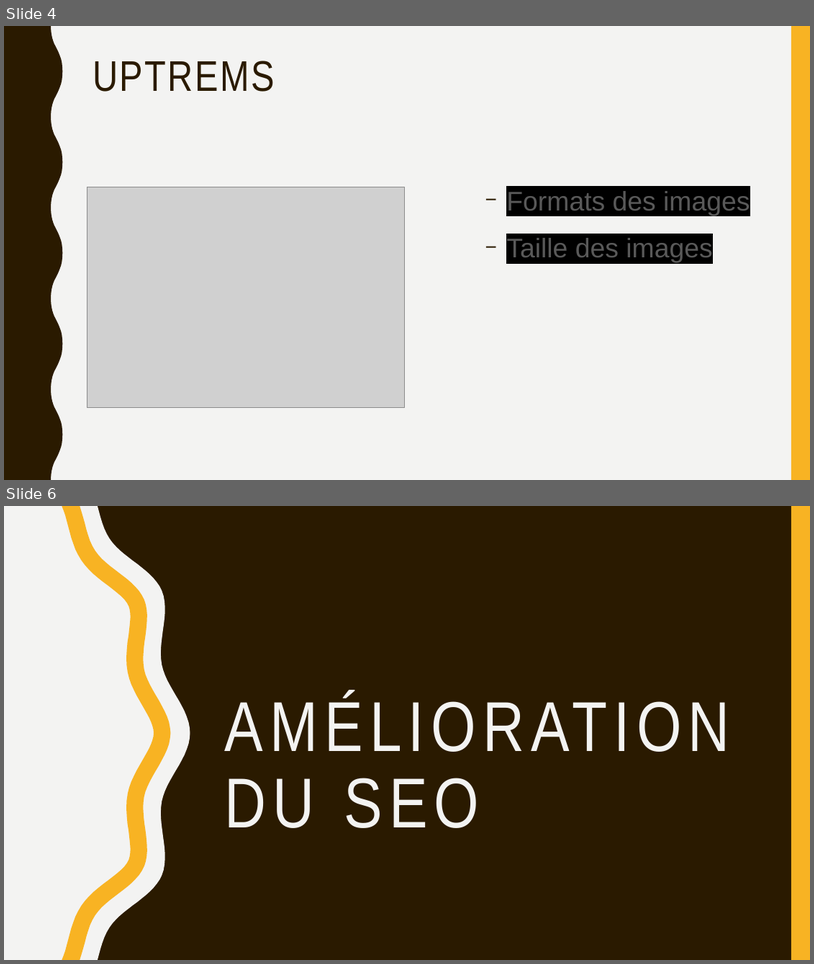
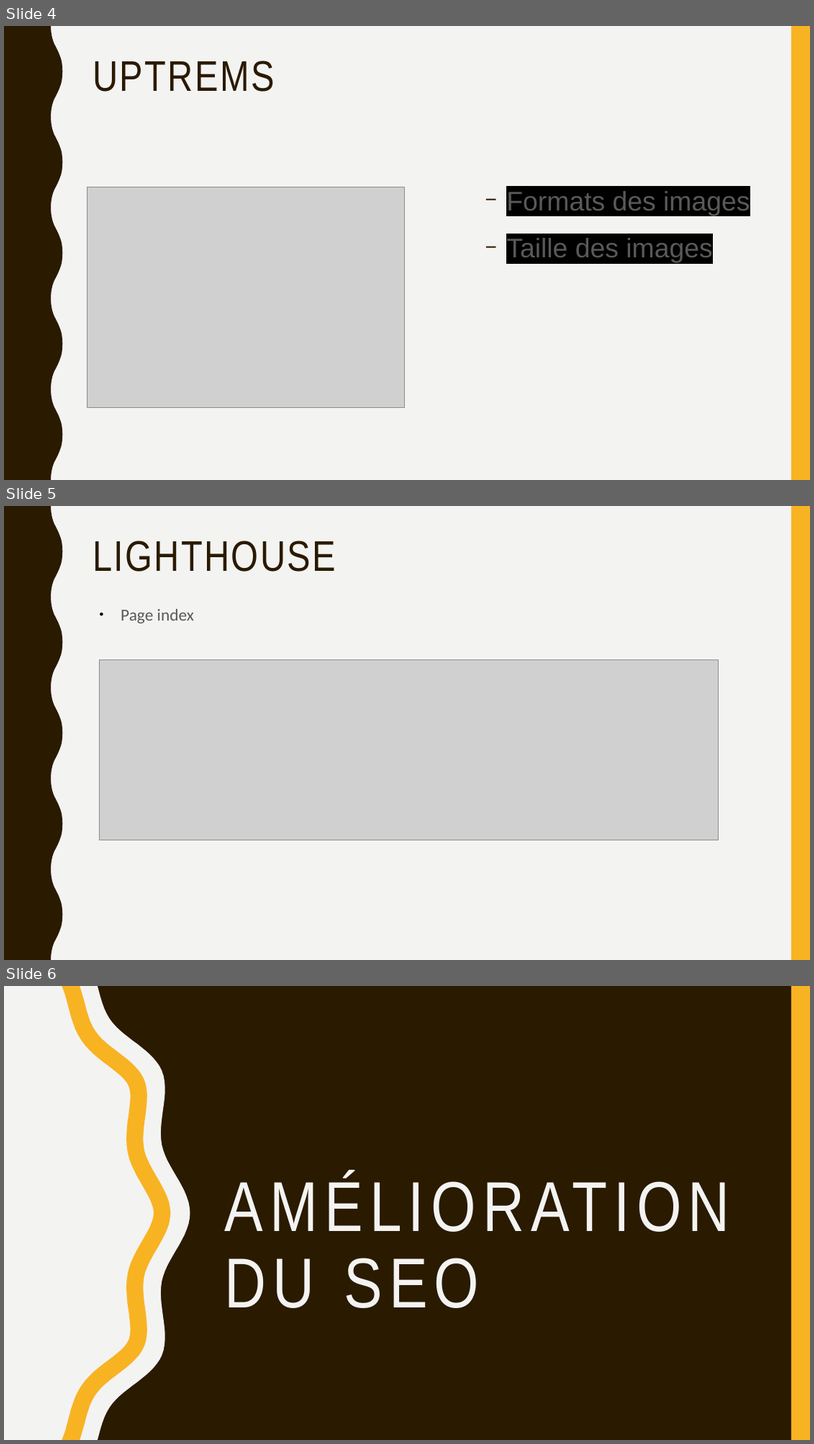
Before and after one commit to Fibre44/DENISNicolas_4_09112021, a slide deck: Soutenance/Soutenance.odp. Shown one above the other, each under a label of ours: slides 4 and 6 before the commit, slides 4, 5 and 6 after it; the slides between them are not shown. The pictures are 814x964 and 814x1444 pixels, drawn with LibreOffice and Linux fonts; fonts in the diff are those of the drawing; grey boxes stand for pictures. Boxes give left, top, right and bottom in pixels: in the first picture for what was removed or moved away, otherwise in the second. Text is boxed around its words. In the diff, an @@ line names an element or a change of style, - is before the commit and + after.

```diff
--- a/Soutenance/Soutenance.odp
+++ b/Soutenance/Soutenance.odp
@@ slide 5 added at <box>4,506,810,960</box>, background #F3F3F2; not listed: 2 template elements that a slide beside it also shows @@
@@ title added at <box>93,541,336,572</box>, 51 pt, text #2A1A00 @@
+LIGHTHOUSE
@@ text added at <box>121,609,194,623</box>, 20 pt, text #595959 @@
+● Page index
@@ picture added at <box>99,659,719,840</box> @@
```
Also in this commit, not shown: 4 slides changed, 2 other slides added, 2 slides removed, 38 other files.
